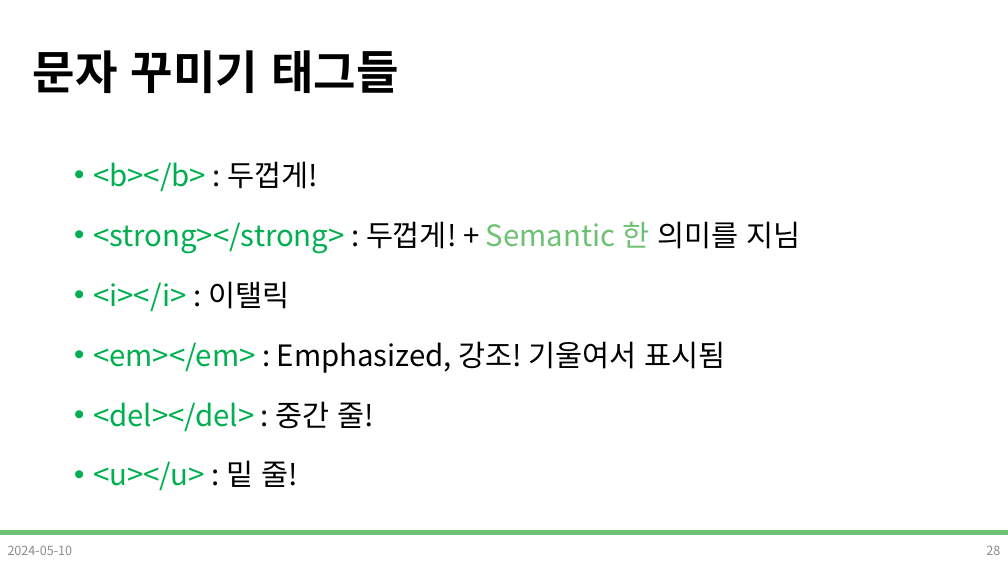
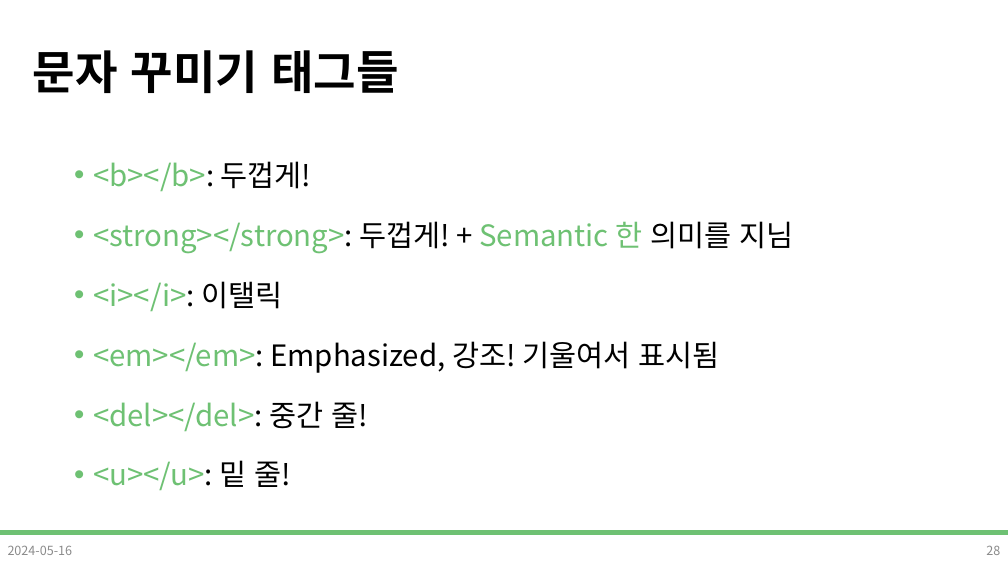
Before and after one commit to DevDamon0527/SeSAC_Yeongdeungpo_Campus_6th, a slide deck: slide 28 of material/[SeSAC_YDP_6] 02_HTML.pptx. Drawn at 1008x567 pixels with LibreOffice and Linux fonts; fonts in the diff are those of the drawing; background and template pictures are left out. Boxes give left, top, right and bottom in pixels: in the first picture for what was removed or moved away, otherwise in the second. Text is boxed around its words. In the diff, an @@ line names an element or a change of style, - is before the commit and + after.

```diff
--- a/material/[SeSAC_YDP_6] 02_HTML.pptx
+++ b/material/[SeSAC_YDP_6] 02_HTML.pptx
@@ text at (93, 161, 794, 490): text changed; text colour #00B050 to #6EC173 @@
-• <b></b> : 두껍게!
-• <strong></strong> : 두껍게! + Semantic 한 의미를 지님
-• <i></i> : 이탤릭
-• <em></em> : Emphasized, 강조! 기울여서 표시됨
-• <del></del> : 중간 줄!
-• <u></u> : 밑 줄!
+• <b></b>: 두껍게!
+• <strong></strong>: 두껍게! + Semantic 한 의미를 지님
+• <i></i>: 이탤릭
+• <em></em>: Emphasized, 강조! 기울여서 표시됨
+• <del></del>: 중간 줄!
+• <u></u>: 밑 줄!
@@ text at (8, 546, 73, 555): text changed @@
-2024-05-10
+2024-05-16
```
Also in this commit, not shown: 37 other slides changed, 4 slides added, 3 slides removed.
